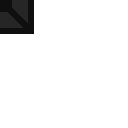
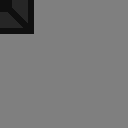
The second w=128, h=128 image is a revision of the first. Changes to its layers:
added layer "Ebene 1" (50%) above "innerer Rand" over [0, 0, 128, 128]
